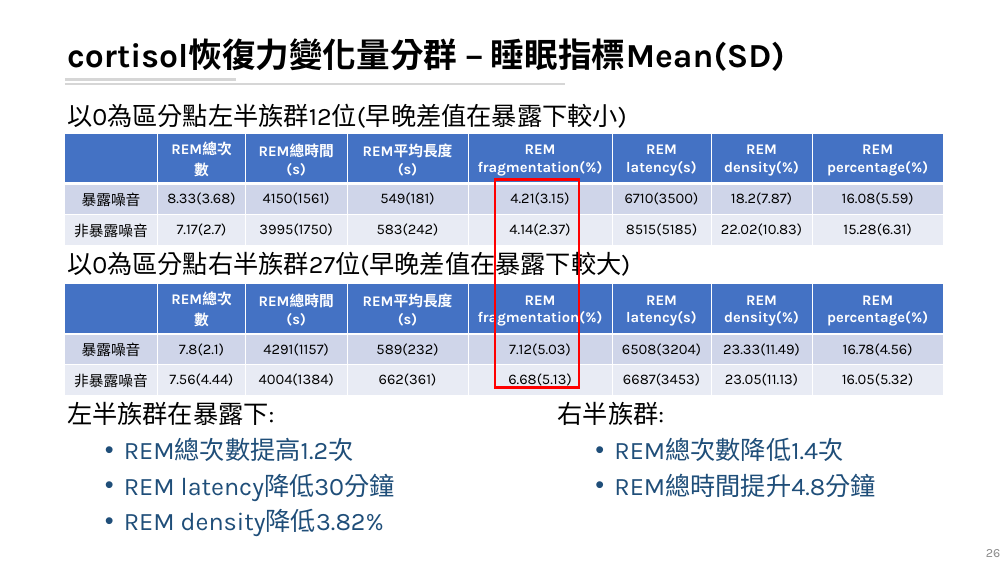
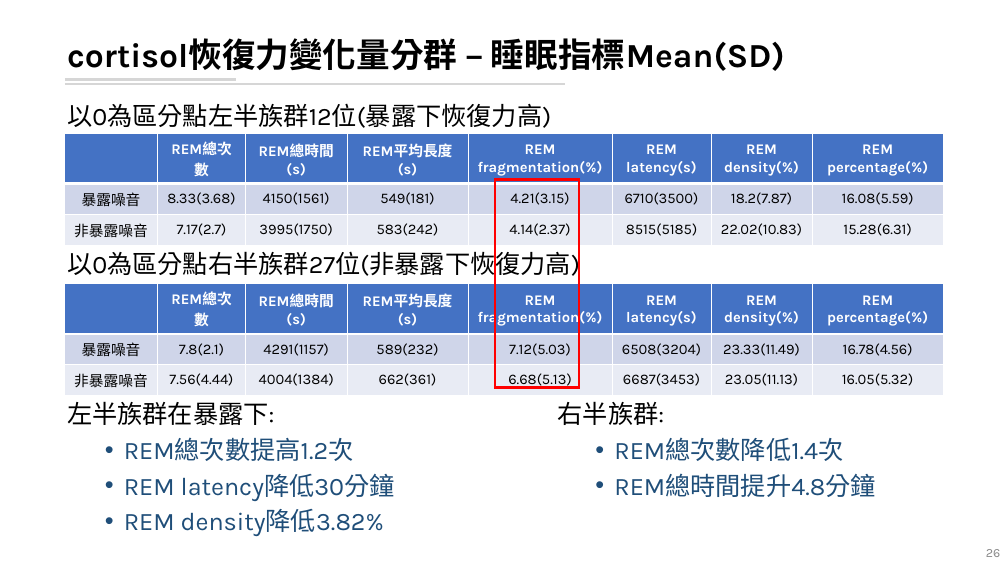
Before and after one commit to leooel97895750/REM_DataMining, a slide deck: slide 26 of 20210804_REM分析.pptx. Drawn at 1008x567 pixels with LibreOffice and Linux fonts; fonts in the diff are those of the drawing. Boxes give left, top, right and bottom in pixels: in the first picture for what was removed or moved away, otherwise in the second. Text is boxed around its words. In the diff, an @@ line names an element or a change of style, - is before the commit and + after.

```diff
--- a/20210804_REM分析.pptx
+++ b/20210804_REM分析.pptx
@@ text at (x1=67, y1=103, x2=551, y2=128): text changed @@
-以0為區分點左半族群12位(早晚差值在暴露下較小)
+以0為區分點左半族群12位(暴露下恢復力高)
@@ text at (x1=67, y1=248, x2=580, y2=281): text changed @@
-以0為區分點右半族群27位(早晚差值在暴露下較大)
+以0為區分點右半族群27位(非暴露下恢復力高)
```
Also in this commit, not shown: 9 other slides changed, 13 other files.
